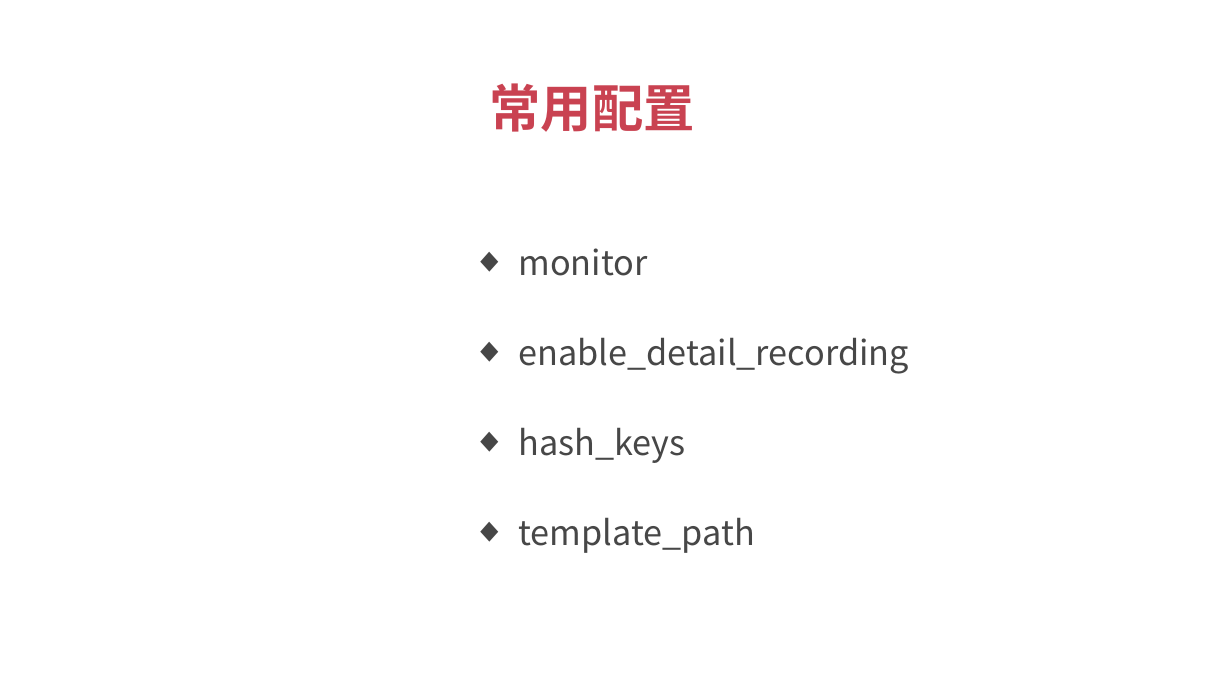
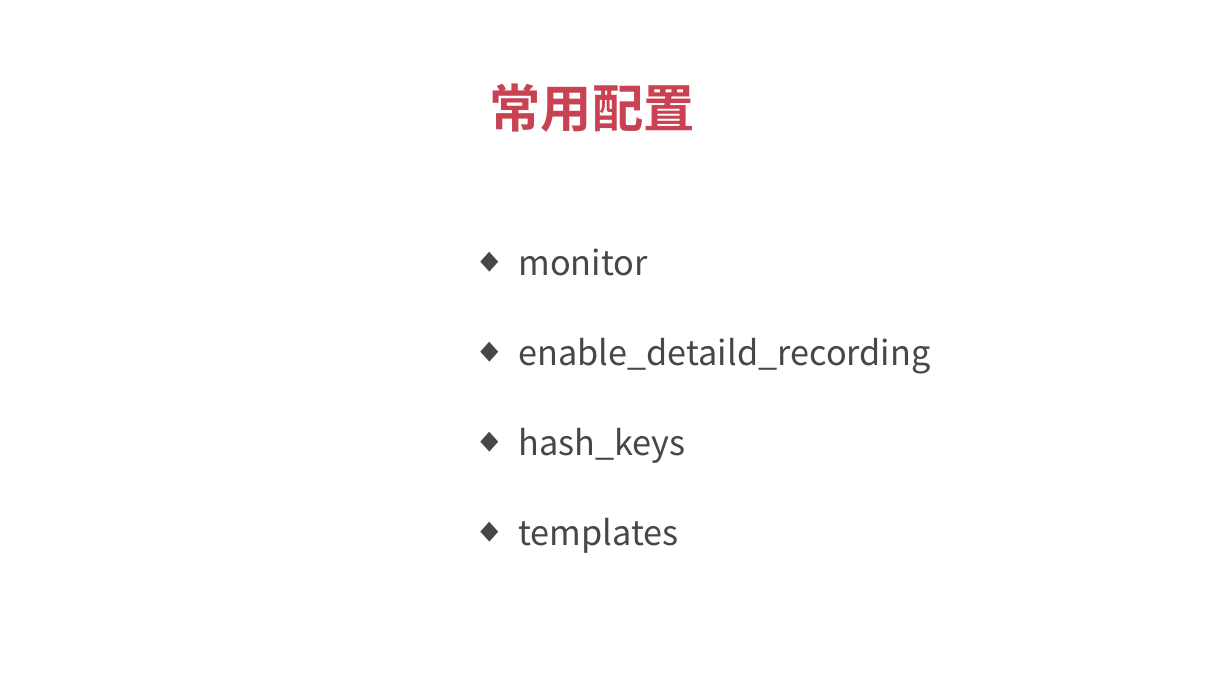
Before and after one commit to 1329555958/financial, a slide deck: slide 91 of 理财平台.pptx (slide 82 before the commit). Drawn at 1232x693 pixels with LibreOffice and Linux fonts; fonts in the diff are those of the drawing. Boxes give left, top, right and bottom in pixels: in the first picture for what was removed or moved away, otherwise in the second. Text is boxed around its words. In the diff, an @@ line names an element or a change of style, - is before the commit and + after.

```diff
--- a/理财平台.pptx
+++ b/理财平台.pptx
@@ text at (x1=518, y1=337, x2=930, y2=374): text changed @@
-  ◆ enable_detail_recording
+  ◆ enable_detaild_recording
@@ text at (x1=518, y1=517, x2=678, y2=553): text changed @@
-  ◆ template_path
+  ◆ templates
```
Also in this commit, not shown: 9 other slides changed, 21 slides added, 5 slides removed.
